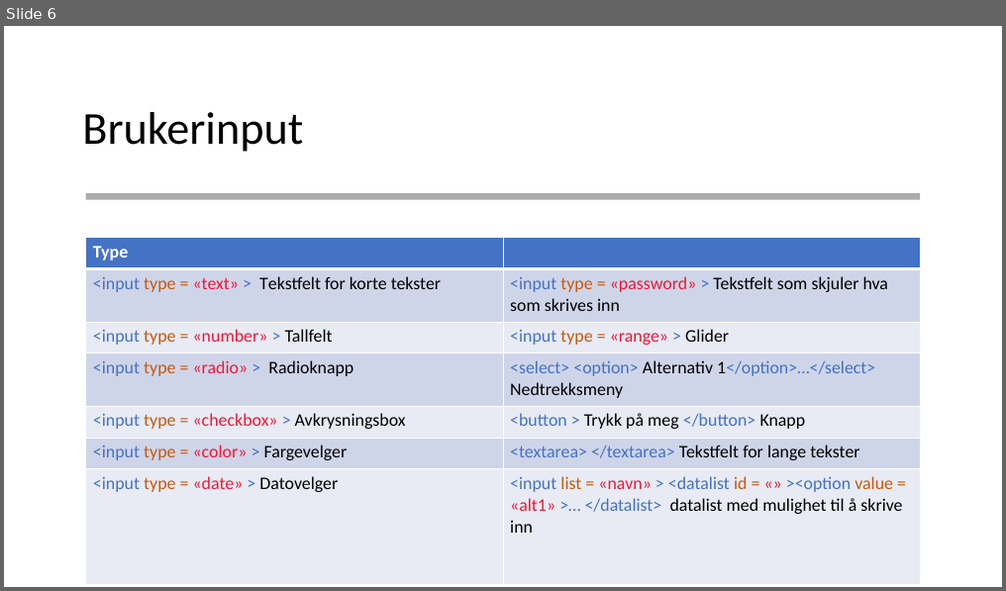
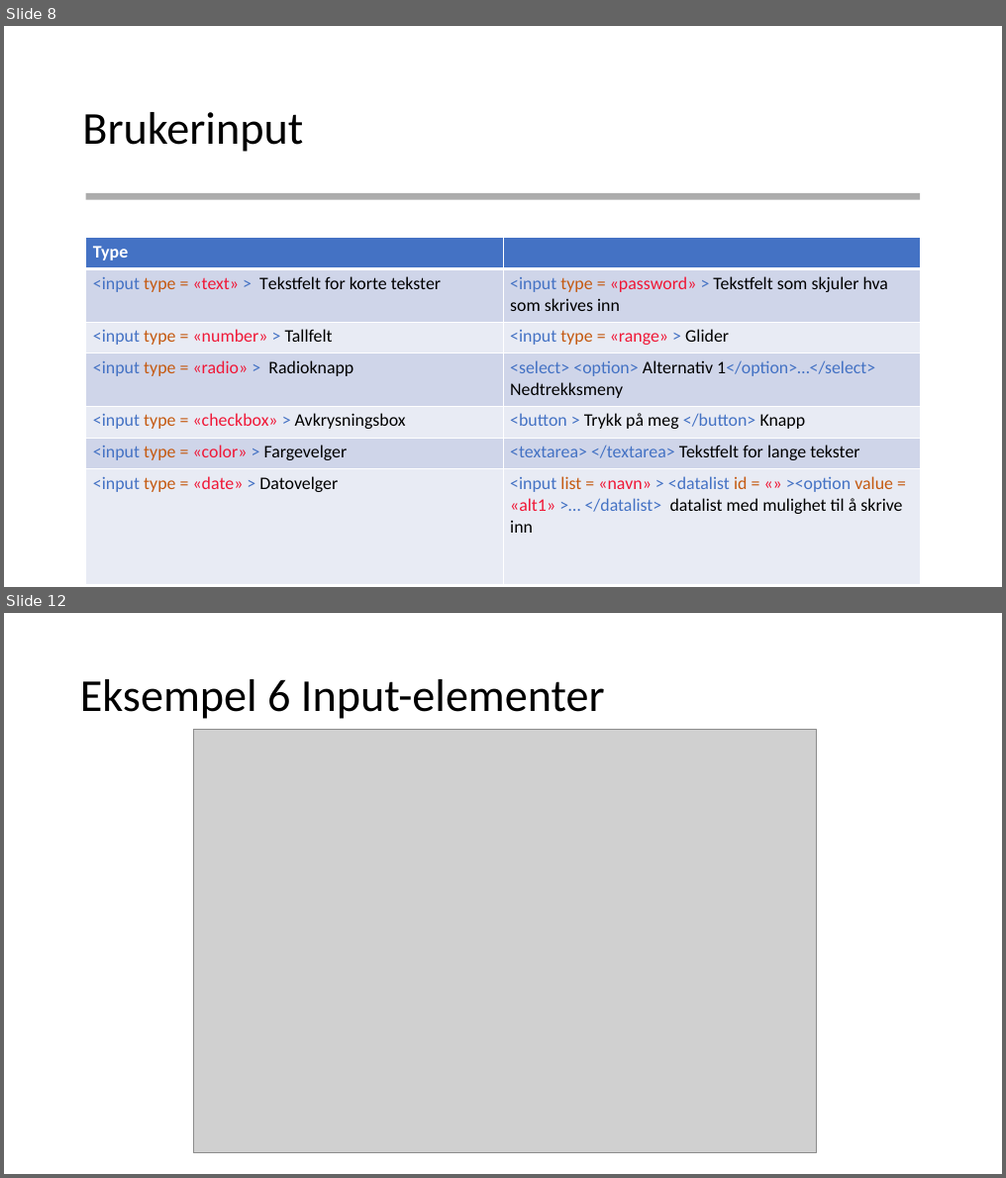
Before and after one commit to AizanM/IT2, a slide deck: Uke 46/Uke 46 Hendelser.pptx. Shown one above the other, each under a label of ours: slide 6 before the commit, slides 8 and 12 after it; the slides between them are not shown. The pictures are 1006x591 and 1006x1178 pixels, drawn with LibreOffice and Linux fonts; fonts in the diff are those of the drawing; grey boxes stand for pictures. Boxes give left, top, right and bottom in pixels: in the first picture for what was removed or moved away, otherwise in the second. Text is boxed around its words. In the diff, an @@ line names an element or a change of style, - is before the commit and + after.

```diff
--- a/Uke 46/Uke 46 Hendelser.pptx
+++ b/Uke 46/Uke 46 Hendelser.pptx
@@ slide 12 added at (4, 613, 1002, 1174), background #FFFFFF @@
@@ title added at (80, 679, 605, 719), 44 pt, text #000000 @@
+Eksempel 6 Input-elementer
@@ picture added at (193, 730, 816, 1154) @@
@@ what was slide 6 is now slide 8 @@
```
Also in this commit, not shown: 3 slides changed, 7 other slides added, 3 slides removed, 31 other files.
